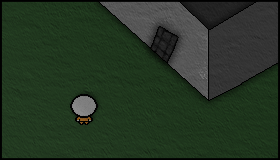
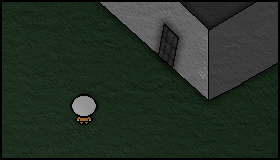
Two versions of the same layered image (w=280, h=160). Layer-by-layer changes:
painted on "Border" over [1, 1, 279, 159]
renamed "Gate" to "Layer 2", painted on it over [150, 23, 179, 69]
renamed "Ground" to "Layer 3", painted on it over [1, 1, 279, 159]
